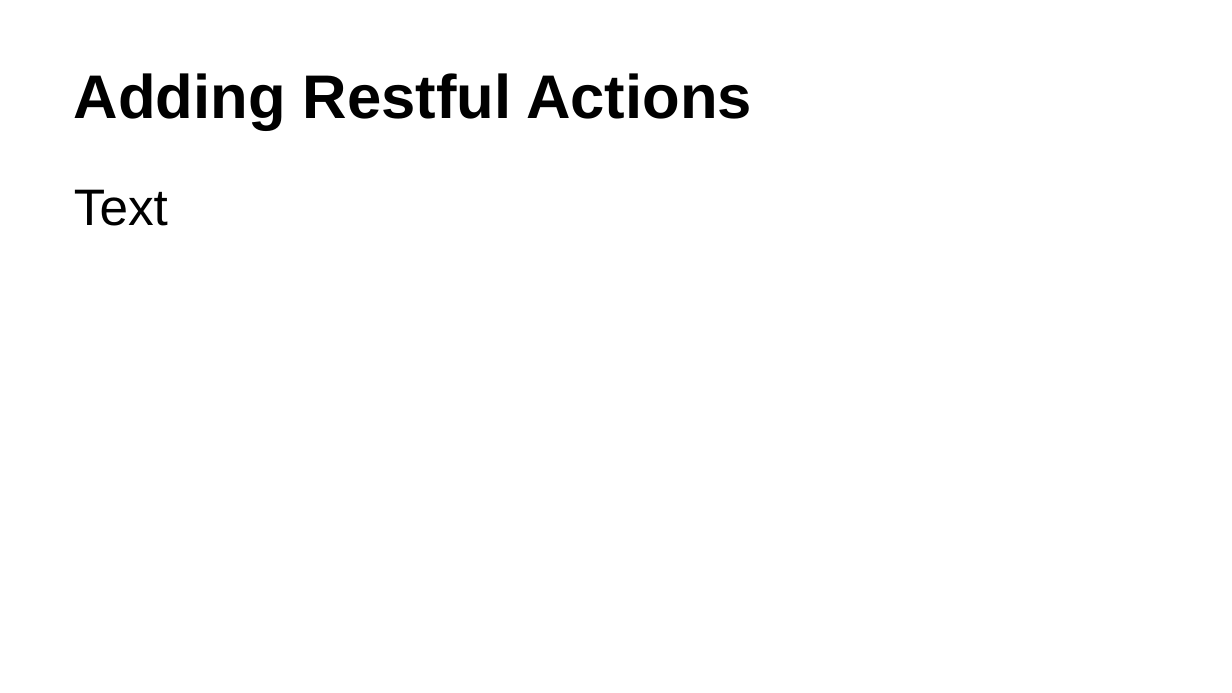
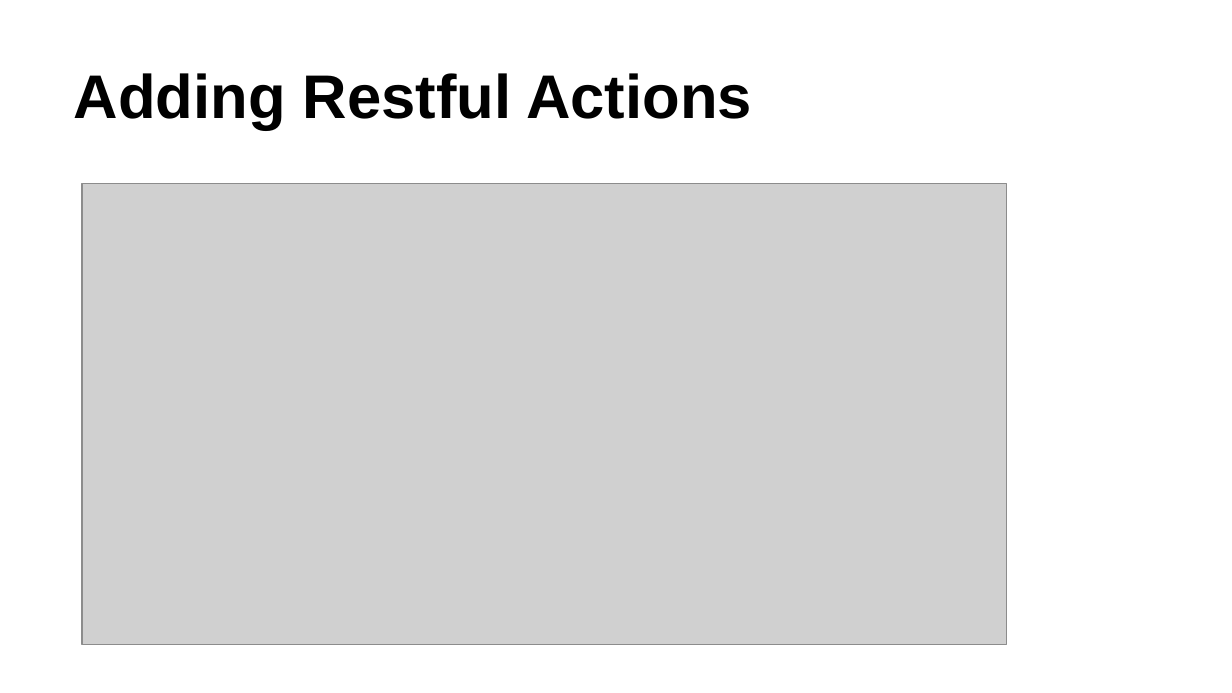
Before and after one commit to rubypool/rails-training-material, a slide deck: slide 27 of Ruby_On_Rails_Deck-Controller.pptx (slide 28 before the commit). Drawn at 1232x693 pixels with LibreOffice and Linux fonts; fonts in the diff are those of the drawing; grey boxes stand for pictures. Boxes give left, top, right and bottom in pixels: in the first picture for what was removed or moved away, otherwise in the second. Text is boxed around its words. In the diff, an @@ line names an element or a change of style, - is before the commit and + after.

```diff
--- a/Ruby_On_Rails_Deck-Controller.pptx
+++ b/Ruby_On_Rails_Deck-Controller.pptx
@@ text removed at bbox=[74, 189, 168, 226] @@
-Text
@@ picture added at bbox=[83, 184, 1007, 644] @@
```
Also in this commit, not shown: 3 other slides changed, 8 slides added, 4 slides removed.
